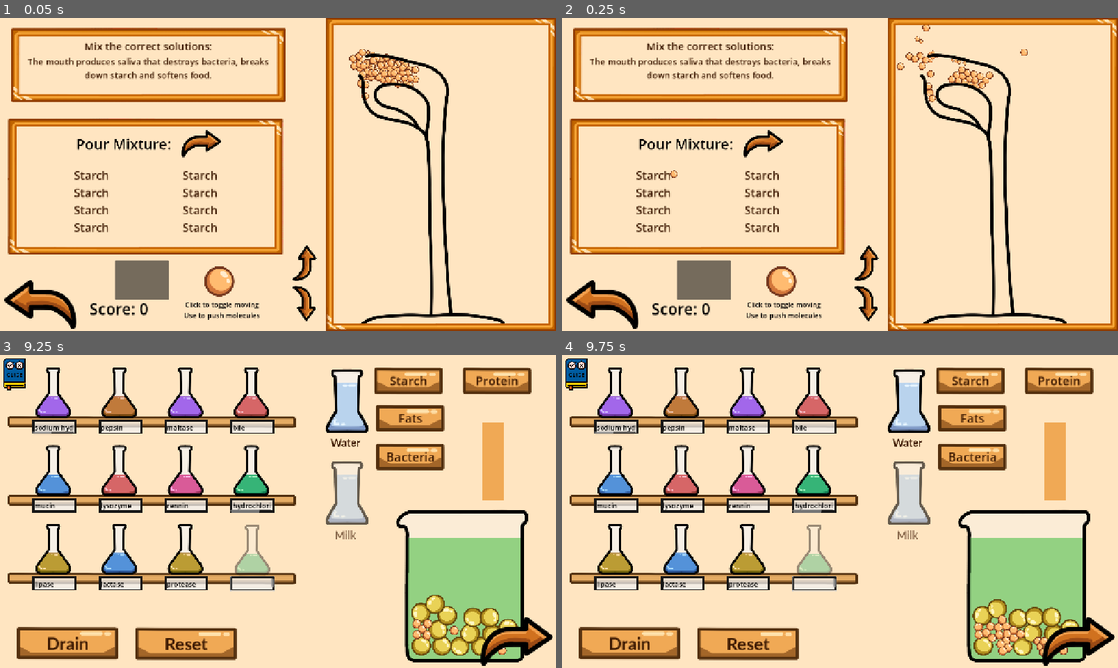
Above: before the commit, frames 1-4 (two rows, left to right).
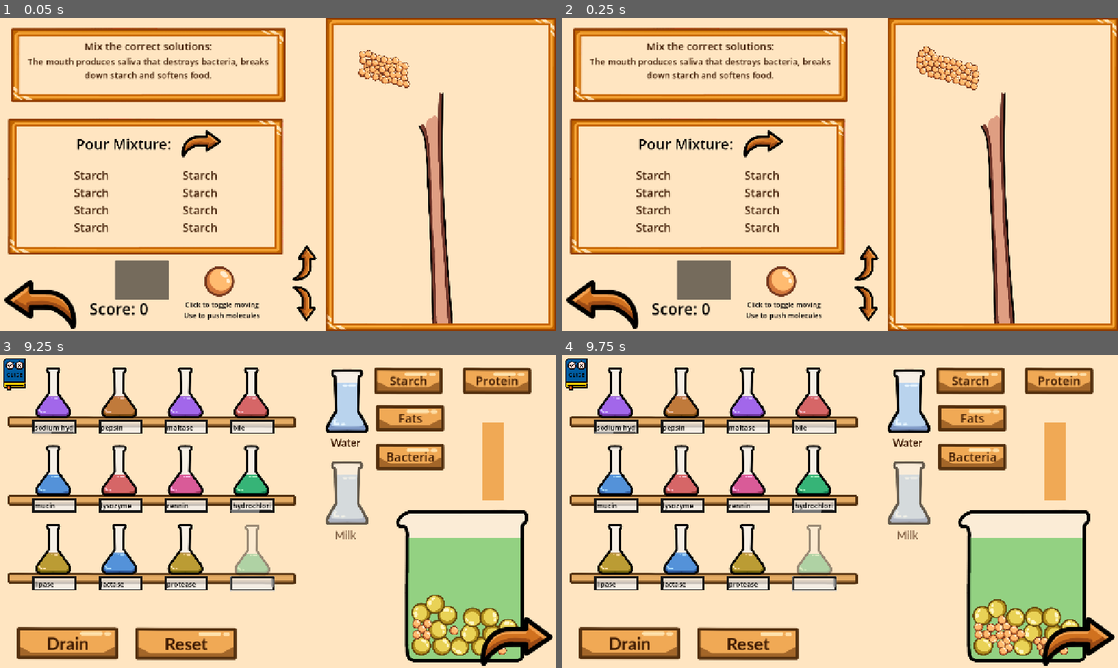
Above: after the commit, the same moments.

Repository: Fae-aof/Digestion-Junction
Game: Godot game, scene res://Digestion Track/track_level.tscn
The game is run twice, just before and just after one commit, with the same random seed, the same clock (stepped at 60 frames per second) and the same inputs.
Inputs (mouse positions are in pixels of both pictures, inside the frame that each line leads up to):
- Up to frame 1 (0.05 s): no input
- Up to frame 2 (0.25 s): no input
- Up to frame 3 (9.25 s): click (38, 642) at 0.5 s; click (55, 392) at 1.27 s; tap Enter at 2, 3.5, 5, 6.5, 7.25, 8 s; move the mouse to (400, 495) at 2.02 s; hold Right 2.03-2.75 s; tap Alt at 2.1, 5.1, 7.35, 8.85 s; click (400, 495) at 2.17 s; click "Drain" at 2.75 s; move the mouse to (166, 527) at 3.52 s; hold Down (ui_down) 3.53-4.25 s; tap Shift at 3.6, 6.6, 8.1 s; click (494, 461) at 4.25 s; move the mouse to (333, 442) at 5.02 s; hold Right 5.03-5.75 s; click "Starch" at 5.75 s; move the mouse to (250, 574) at 6.52 s; hold Up 6.53-7.28 s; click (250, 574) at 6.67 s; move the mouse to (444, 558) at 7.27 s; hold Left 7.28-8.78 s; move the mouse to (111, 464) at 8.02 s; move the mouse to (305, 511) at 8.77 s; hold Down (ui_down) from 8.78 s (still down); click (305, 511) at 8.92 s
- Up to frame 4 (9.75 s): move the mouse to (756, 433) at 9.52 s; release Down (ui_down) at 9.53 s; hold Right from 9.53 s (still down); tap Shift at 9.6 s

The runs differ from the first frame. In frame 1, 3.8% of the frame differs, in the area x 62-91%, y 10-98%; in frame 2, 4.1%, in the area x 19-91%, y 2-98%; in frame 3, 0.2%; in frame 4, 0.4%.
Error before the commit: Attempt to call function 'to_local' in base 'null instance' on a null instance. (res://Digestion)

Commit message:
Added new sprite of digestive track
- added in wip sprite for digestive track
- readjusted barriers and path for the new track drawing
- changed teeth code to remove bug of food molecules glitching out

Diff:
--- a/digestion-junction/Digestion Track/Bit Molecule.tscn
+++ b/digestion-junction/Digestion Track/Bit Molecule.tscn
@@ -30,12 +30,12 @@
 script = ExtResource("1_40502")
 
 [node name="AnimatedSprite2D" type="AnimatedSprite2D" parent="." unique_id=644171979]
-scale = Vector2(0.21, 0.21)
+scale = Vector2(0.13, 0.13)
 sprite_frames = SubResource("SpriteFrames_1vivr")
 animation = &"Molecule"
 
 [node name="CollisionShape2D" type="CollisionShape2D" parent="." unique_id=501776737]
-scale = Vector2(0.21, 0.21)
+scale = Vector2(0.13, 0.13)
 shape = SubResource("CircleShape2D_1vivr")
 
 [connection signal="body_entered" from="." to="." method="_on_body_entered"]
--- a/digestion-junction/Digestion Track/bit_molecule.gd
+++ b/digestion-junction/Digestion Track/bit_molecule.gd
@@ -2,13 +2,14 @@
 
 @onready var animation: AnimatedSprite2D = $AnimatedSprite2D
 @onready var collision: CollisionShape2D = $CollisionShape2D
-#@onready var small_path: Path2D = $"../../Track/Intesetine Peri Parent3/Path2D"
-#@onready var large_path: Path2D = $"../../Track/Intesetine Peri Parent3/Path2D2"
-@onready var small_path: Path2D = $"../../Intesetine Peri Parent2/Path2D"
-@onready var large_path: Path2D = $"../../Intesetine Peri Parent2/Path2D2"
+@onready var small_path: Path2D = $"../../Track/Intesetine Peri Parent3/Path2D"
+@onready var large_path: Path2D = $"../../Track/Intesetine Peri Parent3/Path2D2"
+
+#@onready var small_path: Path2D = $"../../Intesetine Peri Parent2/Path2D"
+#@onready var large_path: Path2D = $"../../Intesetine Peri Parent2/Path2D2"
 
 #small intestine
-var force_SI = 15
+var force_SI = 5
 var look_forward = 5
 var in_intestine = false
 var path_2d
@@ -27,10 +28,9 @@
 	var scl = randf_range(0.08, 0.13)
 	animation.scale = Vector2(scl, scl)
 	collision.scale = Vector2(scl, scl)
-	apply_force(Vector2(10, 2))
 	path_2d = small_path
-	in_intestine = true
-	gravity_scale = 0
+	#in_intestine = true
+	#gravity_scale = 0
 
 func _physics_process(delta: float) -> void:
 	if in_intestine:
--- a/digestion-junction/Digestion Track/track.gd
+++ b/digestion-junction/Digestion Track/track.gd
@@ -81,18 +81,20 @@
 
 func move_teeth():
 	if !teeth_moving and current_ans != mouth_ans:
-		teeth_moving
+		teeth_moving = true
 		teeth_count += 1
 		var y_cord = 74
 		var mid_cord = 30
-		var tweenT = create_tween()
-		tweenT.tween_property(top_teeth, "position", Vector2 (0,-mid_cord), 0.15)
+		#var tweenT = create_tween()
+		#tweenT.tween_property(top_teeth, "position", Vector2 (0,-mid_cord), 0.15)
 		var tweenB = create_tween()
-		tweenB.tween_property(bottom_teeth, "position", Vector2 (0,mid_cord), 0.15)
-		tweenT.tween_property(top_teeth, "position", Vector2 (0,-y_cord), 0.15)
+		tweenB.tween_property(bottom_teeth, "position", Vector2 (0,-19), 0.15)
+		#tweenT.tween_property(top_teeth, "position", Vector2 (0,-y_cord), 0.15)
 		tweenB.tween_property(bottom_teeth, "position", Vector2 (0,y_cord), 0.15)
-		if teeth_count > 4:
+		if teeth_count == 5:
 			emit_signal("peri_start")
+		await get_tree().create_timer(0.3)
+		teeth_moving = false
 
 func _on_esoph_body_exited(body: Node2D) -> void:
 	if body.is_in_group("small"):
@@ -143,6 +145,7 @@
 	if body.is_in_group("bit"):
 		body.update_force("none")
 		body.in_intestine = true
+		body.gravity_scale = 0
 
 
 func _on_small_intestine_exit_body_entered(body: Node2D) -> void:
--- a/digestion-junction/Digestion Track/track.tscn
+++ b/digestion-junction/Digestion Track/track.tscn
@@ -1,10 +1,7 @@
 [gd_scene format=3 uid="uid://fm5xdxl86qsr"]
 
 [ext_resource type="Script" uid="uid://cu3glyhuik1e4" path="res://Digestion Track/track.gd" id="1_8ygy3"]
-[ext_resource type="Texture2D" uid="uid://cjwanqxconiqw" path="res://Sprites/lineart of track.PNG" id="2_cg5vd"]
-[ext_resource type="PackedScene" uid="uid://co71wxdgxlkv" path="res://Spawner/spawner.tscn" id="3_iwefv"]
-[ext_resource type="Script" uid="uid://chscomoh11xkm" path="res://Digestion Track/track_spawner.gd" id="4_yxxdd"]
-[ext_resource type="PackedScene" uid="uid://bd63w5x1guufo" path="res://Digestion Track/Bit Molecule.tscn" id="5_nihj5"]
+[ext_resource type="Texture2D" uid="uid://ylj8xtxs7vad" path="res://Milestone 1 Sprites/Track.png" id="2_iwefv"]
 
 [sub_resource type="RectangleShape2D" id="RectangleShape2D_8vrlf"]
 size = Vector2(225, 61)
@@ -16,7 +13,7 @@
 size = Vector2(95, 39)
 
 [sub_resource type="RectangleShape2D" id="RectangleShape2D_w06ld"]
-size = Vector2(48.75, 69.25)
+size = Vector2(30, 59)
 
 [sub_resource type="RectangleShape2D" id="RectangleShape2D_qbdty"]
 size = Vector2(75, 440)
@@ -66,26 +63,25 @@
 [sub_resource type="Curve2D" id="Curve2D_3vi2n"]
 bake_interval = 200.43
 _data = {
-"points": PackedVector2Array(0, 0, 0, 0, -89, 340, 0, 0, 0, 0, -57, 370, 0, 0, 0, 0, -13, 385, 0, 0, 0, 0, 68, 394, 0, 0, 0, 0, 89, 406, 0, 0, 0, 0, 103, 395, 0, 0, 0, 0, 107, 332, 0, 0, 0, 0, 145, 305, 0, 0, 0, 0, 162, 317, 0, 0, 0, 0, 129, 469, 0, 0, 0, 0, 125, 501, 0, 0, 0, 0, 101, 503, 0, 0, 0, 0, 94, 480, 0, 0, 0, 0, 51, 428, 0, 0, 0, 0, -37, 419, 0, 0, 0, 0, -25, 444, 0, 0, 0, 0, 49, 477, 0, 0, 0, 0, 68, 530, 0, 0, 0, 0, 27, 536, 0, 0, 0, 0, -50, 480, 0, 0, 0, 0, -101, 389, 0, 0, 0, 0, -132, 363, 0, 0, 0, 0, -142, 387, 0, 0, 0, 0, -80, 534)
-}
-point_count = 24
+"points": PackedVector2Array(0, 0, 0, 0, -89, 340, 0, 0, 0, 0, -58, 355, 0, 0, 0, 0, -17, 360, 0, 0, 0, 0, 66, 357, 0, 0, 0, 0, 107, 332, 0, 0, 0, 0, 135, 321, 0, 0, 0, 0, 152, 337, 0, 0, 0, 0, 145, 410, 0, 0, 0, 0, 125, 465, 0, 0, 0, 0, 108, 519, 0, 0, 0, 0, 94, 511, 0, 0, 0, 0, 94, 480, 0, 0, 0, 0, 103, 410, 0, 0, 0, 0, 95, 392, 0, 0, 0, 0, 29, 391, 0, 0, 0, 0, -35, 393, 0, 0, 0, 0, -44, 416, 0, 0, 0, 0, -25, 436, 0, 0, 0, 0, 46, 440, 0, 0, 0, 0, 63, 481, 0, 0, 0, 0, 56, 530, 0, 0, 0, 0, 24, 536, 0, 0, 0, 0, -52, 545, 0, 0, 0, 0, -77, 520, 0, 0, 0, 0, -71, 501, 0, 0, 0, 0, -10, 507, 0, 0, 0, 0, 23, 506, 0, 0, 0, 0, 23, 484, 0, 0, 0, 0, -5, 472, 0, 0, 0, 0, -64, 466, 0, 0, 0, 0, -83, 432, 0, 0, 0, 0, -95, 387, 0, 0, 0, 0, -132, 363, 0, 0, 0, 0, -142, 375, 0, 0, 0, 0, -126, 428, 0, 0, 0, 0, -106, 481)
+}
+point_count = 36
 
 [sub_resource type="Curve2D" id="Curve2D_0sf64"]
 bake_interval = 200.43
 _data = {
-"points": PackedVector2Array(0, 0, 0, 0, -81, 487, 0, 0, 0, 0, -140, 534, 0, 0, 0, 0, -203, 435, 0, 0, 0, 0, -165, 276, 0, 0, 0, 0, -56, 307, 0, 0, 0,  …(163 unchanged characters)…
-}
-point_count = 13
+"points": PackedVector2Array(0, 0, 0, 0, -81, 487, 0, 0, 0, 0, -140, 534, 0, 0, 0, 0, -203, 435, 0, 0, 0, 0, -194, 339, 0, 0, 0, 0, -165, 276, 0, 0, 0, 0, -56, 307, 0, 0, 0,  …(163 unchanged characters)…
+}
+point_count = 14
 
 [node name="Track" type="Node2D" unique_id=1314885506]
 script = ExtResource("1_8ygy3")
 
 [node name="LineartOfTrack" type="Sprite2D" parent="." unique_id=258166570]
 scale = Vector2(0.66, 0.66)
-texture = ExtResource("2_cg5vd")
+texture = ExtResource("2_iwefv")
 
 [node name="Main Body" type="StaticBody2D" parent="." unique_id=505990516]
-visible = false
 scale = Vector2(0.99999994, 0.99999994)
 
 [node name="Right 1" type="CollisionPolygon2D" parent="Main Body" unique_id=1963449894]
@@ -96,13 +92,14 @@
 
 [node name="Left 2" type="CollisionPolygon2D" parent="Main Body" unique_id=441769106]
 position = Vector2(133, 570)
-polygon = PackedVector2Array(-191, -623, -189, -512, -137, - …(102 unchanged characters)… 98, -36.99994, -254.99998, -95.99994, -297, -191.99994, -272, -264, -269, -390, -237, -4 …(85 unchanged characters)…
+polygon = PackedVector2Array(-191, -623, -189, -512, -137, - …(102 unchanged characters)… 98, -36.99994, -254.99998, -95.99994, -268, -113.99994, -272, -149.99994, -291, -192.99994, -290, -240.99994, -272, -264, -269, -390, -237, -4 …(85 unchanged characters)…
 
 [node name="Right 2" type="CollisionPolygon2D" parent="Main Body" unique_id=535582447]
 position = Vector2(310, 687)
-polygon = PackedVector2Array(-282, -709, -222, -662, -152, - …(159 unchanged characters)… , -356, -353, -279, -353, -201, -373, -131, -417, -140, -303, -171.99997, -194.99994, -184.99997, -177.99994, -216.99997, -172.99994, -228.99997, -139.99994, -290, -134, -277, -78, -221, -74, -163, -73, -63, -286, -92, -507, -94, -708, -269, -742)
+polygon = PackedVector2Array(-282, -709, -222, -662, -152, - …(159 unchanged characters)… , -356, -353, -279, -353, -201, -373, -154.99997, -399.99994, -138.99997, -383.99994, -148.99997, -304.99994, -174.99997, -219.99994, -186.99997, -160.99994, -203.99997, -140.99994, -228.99997, -139.99994, -288.99997, -124.99994, -277, -78, -221, -74, -163, -73, -63, -286, -92, -507, -94, -708, -269, -742)
 
 [node name="Large Intestine" type="StaticBody2D" parent="." unique_id=10203382]
+visible = false
 position = Vector2(0, 299)
 scale = Vector2(0.99999994, 0.99999994)
 collision_layer = 4
@@ -111,6 +108,19 @@
 [node name="CollisionPolygon2D" type="CollisionPolygon2D" parent="Large Intestine" unique_id=993663793]
 polygon = PackedVector2Array(-37, 383, -16, 370, -23, 280, 33, 264, 102, 263, 142, 216, 173, 103, 180, -6, 175, -43, 15 …(391 unchanged characters)…
 
+[node name="Small intestine" type="StaticBody2D" parent="." unique_id=516021311]
+position = Vector2(123, 410)
+
+[node name="CollisionPolygon2D" type="CollisionPolygon2D" parent="Small intestine" unique_id=429985225]
+polygon = PackedVector2Array(-250, -158, -242, -78, -211, -45, -174, -42, -62, -40, -32, -44, 4, -66, 16, -58, -1, 27, -17, 80, -22, 73, -21, 57, 1, -40, -8, -47, -40, -30, -179, -29, -190, -10, -189, 16, -173, 31, -134, 36, -88, 51, -69, 88, -73, 106, -102, 120, -141, 120, -167, 114, -181, 98, -138, 109, -93, 102, -83, 85, -94, 62, -151, 45, -181, 38, -199, 24, -203, -7, -193, -33, -232, -47, -268, -89)
+
+[node name="CollisionPolygon2D2" type="CollisionPolygon2D" parent="Small intestine" unique_id=1562266498]
+polygon = PackedVector2Array(-196, -108, -200, -158, -150, -104, -83, -103, 53, -138, 25, -121, -39, -80, -92, -68, -185, -77)
+
+[node name="CollisionPolygon2D3" type="CollisionPolygon2D" parent="Small intestine" unique_id=1717380663]
+position = Vector2(2, 0)
+polygon = PackedVector2Array(-30, 144, -43, 110, -46, 72, -49, 45, -38, 4, -96, -6, -159, -1, -156, 7, -94, 6, -51, 13, -59, 38, -54, 92, -55, 115, -47, 140, -83, 150, -124, 146, -165, 154, -208, 136, -220, 121, -217, 82, -198, 77, -151, 86, -117, 85, -115, 75, -172, 73, -200, 60, -240, -19, -255, -32, -253, -19, -233, 13, -211, 66, -227, 79, -230, 114, -210, 144, -153, 167)
+
 [node name="Barriers" type="StaticBody2D" parent="." unique_id=2080775581]
 
 [node name="Mouth" type="CollisionPolygon2D" parent="Barriers" unique_id=1947364506]
@@ -138,11 +148,11 @@
 position = Vector2(-77, -580)
 
 [node name="Top teeth" type="CollisionShape2D" parent="Teeth" unique_id=1699202606]
-position = Vector2(-3.5, -74)
+position = Vector2(-3.5, -128)
 shape = SubResource("RectangleShape2D_8vrlf")
 
 [node name="Bottom teeth" type="CollisionShape2D" parent="Teeth" unique_id=336527218]
-position = Vector2(-3, 74)
+position = Vector2(-23, 84)
 shape = SubResource("RectangleShape2D_8vrlf")
 
 [node name="Esoph" type="Area2D" parent="." unique_id=1805188069]
@@ -178,7 +188,7 @@
 position = Vector2(-98, 271)
 
 [node name="CollisionShape2D" type="CollisionShape2D" parent="Small intestine exit" unique_id=321772098]
-position = Vector2(-1.625, 235.375)
+position = Vector2(-15, 222.5)
 shape = SubResource("RectangleShape2D_w06ld")
 
 [node name="Peristalsis Parent" type="Marker2D" parent="." unique_id=1205739989]
@@ -218,19 +228,6 @@
 position = Vector2(123, 773)
 polygon = PackedVector2Array(-54, -157, -198, -207, -139, -264, -140, -258, -110, -232, 53, -238, 37, -149)
 
-[node name="Small intestine" type="StaticBody2D" parent="." unique_id=516021311]
-position = Vector2(123, 410)
-
-[node name="CollisionPolygon2D" type="CollisionPolygon2D" parent="Small intestine" unique_id=429985225]
-polygon = PackedVector2Array(-250, -158, -246, -76, -180, -18, -60, -5, -22, 22, 4, -73, 20, -91, -6.487793, 31.138138, -7, 59, -21, 56, -63, 8, -180, -4, -174, 24, -140, 55, -87, 75, -80, 109, -103, 82, -145, 67, -183, 32, -201, -13, -268, -89)
-
-[node name="CollisionPolygon2D2" type="CollisionPolygon2D" parent="Small intestine" unique_id=1562266498]
-polygon = PackedVector2Array(-189, -127, -200, -158, -150, -104, -83, -103, 53, -138, -39, -80, -42, -28, -136, -48, -187, -65)
-
-[node name="CollisionPolygon2D3" type="CollisionPolygon2D" parent="Small intestine" unique_id=1717380663]
-position = Vector2(2, 0)
-polygon = PackedVector2Array(-30, 144, -32, 107, -43, 73, -84, 33, -145, 17, -135, 27, -93, 45, -51, 84, -45, 131, -76, 139, -115, 142, -132, 111, -186, 83, -240, -19, -234, 17, -205, 80, -181, 114, -199, 144, -153, 167)
-
 [node name="Camera2D" type="Camera2D" parent="." unique_id=1464637718]
 position = Vector2(0, 462)
 
@@ -333,6 +330,7 @@
 polygon = PackedVector2Array(-4.4875183, 2, 34.538574, 2.0000153, 47.79135, 2, 48, 10, -2.8949585, 9.285423)
 
 [node name="Intesetine Peri Parent2" type="Node2D" parent="." unique_id=340941505 groups=["path"]]
+visible = false
 
 [node name="Path2D" type="Path2D" parent="Intesetine Peri Parent2" unique_id=543010131]
 position = Vector2(-1, -1)
@@ -341,17 +339,6 @@
 [node name="Path2D2" type="Path2D" parent="Intesetine Peri Parent2" unique_id=1526962153]
 position = Vector2(0, -2)
 curve = SubResource("Curve2D_0sf64")
-
-[node name="Spawner" parent="." unique_id=261790585 instance=ExtResource("3_iwefv")]
-position = Vector2(-85, 353)
-script = ExtResource("4_yxxdd")
-molecule_list = null
-small_mol = ExtResource("5_nihj5")
-num = 75
-cooldown = 0.0
-
-[node name="Bottom_Right" parent="Spawner" index="1" unique_id=41511551]
-position = Vector2(21, 8)
 
 [connection signal="body_entered" from="Teeth" to="." method="_on_teeth_body_entered"]
 [connection signal="body_exited" from="Esoph" to="." method="_on_esoph_body_exited"]
@@ -362,5 +349,3 @@
 [connection signal="body_entered" from="Esophagus" to="." method="_on_esophagus_body_entered"]
 [connection signal="body_exited" from="Esophagus" to="." method="_on_esophagus_body_exited"]
 [connection signal="body_entered" from="Scoring" to="." method="_on_area_2d_body_entered"]
-
-[editable path="Spawner"]
--- a/digestion-junction/Digestion Track/track_level.tscn
+++ b/digestion-junction/Digestion Track/track_level.tscn
@@ -25,16 +25,16 @@
 [sub_resource type="Curve2D" id="Curve2D_0mwfd"]
 bake_interval = 200.43
 _data = {
-"points": PackedVector2Array(0, 0, 0, 0, -89, 340, 0, 0, 0, 0, -57, 370, 0, 0, 0, 0, -13, 385, 0, 0, 0, 0, 68, 394, 0, 0, 0, 0, 89, 406, 0, 0, 0, 0, 103, 395, 0, 0, 0, 0, 107, 332, 0, 0, 0, 0, 145, 305, 0, 0, 0, 0, 162, 317, 0, 0, 0, 0, 129, 469, 0, 0, 0, 0, 125, 501, 0, 0, 0, 0, 101, 503, 0, 0, 0, 0, 94, 480, 0, 0, 0, 0, 51, 428, 0, 0, 0, 0, -37, 419, 0, 0, 0, 0, -25, 444, 0, 0, 0, 0, 49, 477, 0, 0, 0, 0, 68, 530, 0, 0, 0, 0, 27, 536, 0, 0, 0, 0, -50, 480, 0, 0, 0, 0, -101, 389, 0, 0, 0, 0, -132, 363, 0, 0, 0, 0, -142, 387, 0, 0, 0, 0, -80, 534)
+"points": PackedVector2Array(0, 0, 0, 0, -89, 340, 0, 0, 0, 0, -58, 355, 0, 0, 0, 0, -17, 360, 0, 0, 0, 0, 66, 357, 0, 0, 0, 0, 107, 332, 0, 0, 0, 0, 135, 321, 0, 0, 0, 0, 152, 337, 0, 0, 0, 0, 145, 410, 0, 0, 0, 0, 125, 465, 0, 0, 0, 0, 108, 519, 0, 0, 0, 0, 94, 511, 0, 0, 0, 0, 96, 450, 0, 0, 0, 0, 103, 410, 0, 0, 0, 0, 95, 392, 0, 0, 0, 0, 29, 391, 0, 0, 0, 0, -35, 393, 0, 0, 0, 0, -44, 416, 0, 0, 0, 0, -25, 436, 0, 0, 0, 0, 46, 440, 0, 0, 0, 0, 63, 481, 0, 0, 0, 0, 56, 530, 0, 0, 0, 0, 24, 536, 0, 0, 0, 0, -52, 545, 0, 0, 0, 0, -77, 520, 0, 0, 0, 0, -71, 501, 0, 0, 0, 0, -10, 507, 0, 0, 0, 0, 23, 506, 0, 0, 0, 0, 23, 484, 0, 0, 0, 0, -5, 472, 0, 0, 0, 0, -64, 466, 0, 0, 0, 0, -83, 432, 0, 0, 0, 0, -95, 387, 0, 0, 0, 0, -132, 363, 0, 0, 0, 0, -142, 375, 0, 0, 0, 0, -126, 428, 0, 0, 0, 0, -106, 481)
 }
-point_count = 24
+point_count = 36
 
 [sub_resource type="Curve2D" id="Curve2D_j0l6e"]
 bake_interval = 200.43
 _data = {
-"points": PackedVector2Array(0, 0, 0, 0, -6, 627, 0, 0, 0, 0, -9, 594, 0, 0, 0, 0, 137, 574, 0, 0, 0, 0, 211, 344, 0, 0, 0, 0, 206, 214, 0, 0, 0, 0, 149, 250, 0, 0, 0, 0, 59, 294, 0, 0, 0, 0, -58, 309, 0, 0, 0, 0, -168, 264, 0, 0, 0, 0, -200, 435, 0, 0, 0, 0, -143, 533, 0, 0, 0, 0, -77, 508)
+"points": PackedVector2Array(0, 0, 0, 0, -81, 487, 0, 0, 0, 0, -140, 534, 0, 0, 0, 0, -203, 435, 0, 0, 0, 0, -197, 348, 0, 0, 0, 0, -165, 276, 0, 0, 0, 0, -56, 307, 0, 0, 0, 0, 62, 294, 0, 0, 0, 0, 137, 251, 0, 0, 0, 0, 165, 235, 0, 0, 0, 0, 189, 242, 0, 0, 0, 0, 211, 344, 0, 0, 0, 0, 137, 574, 0, 0, 0, 0, -9, 594, 0, 0, 0, 0, -7, 684)
 }
-point_count = 12
+point_count = 14
 
 [sub_resource type="CircleShape2D" id="CircleShape2D_1vivr"]
 radius = 41.04875
@@ -126,29 +126,29 @@
 top_level = true
 position = Vector2(2315, 169)
 
+[node name="Track" parent="Track Spot" unique_id=1179901484 instance=ExtResource("5_x4dda")]
+position = Vector2(-22, 534)
+
+[node name="Intesetine Peri Parent3" type="Node2D" parent="Track Spot/Track" unique_id=1764637993 groups=["path"]]
+
+[node name="Path2D" type="Path2D" parent="Track Spot/Track/Intesetine Peri Parent3" unique_id=1350277586]
+position = Vector2(-1, -1)
+curve = SubResource("Curve2D_0mwfd")
+
+[node name="Path2D2" type="Path2D" parent="Track Spot/Track/Intesetine Peri Parent3" unique_id=1035005544]
+position = Vector2(0, -2)
+curve = SubResource("Curve2D_j0l6e")
+
 [node name="Track Spawner" parent="Track Spot" unique_id=261790585 instance=ExtResource("6_44aes")]
 position = Vector2(-153, -47)
 script = ExtResource("7_44aes")
 molecule_list = ExtResource("8_x4dda")
 small_mol = ExtResource("12_0mwfd")
-num = 75
+num = 40
 cooldown = 5.0
 
 [node name="Bottom_Right" parent="Track Spot/Track Spawner" index="1" unique_id=41511551]
 position = Vector2(19, 9)
-
-[node name="Track" parent="Track Spot" unique_id=1179901484 instance=ExtResource("5_x4dda")]
-position = Vector2(-22, 534)
-
-[node name="Intesetine Peri Parent3" type="Node2D" parent="Track Spot/Track" unique_id=1764637993 groups=["path"]]
-
-[node name="Path2D" type="Path2D" parent="Track Spot/Track/Intesetine Peri Parent3" unique_id=1393633477]
-position = Vector2(-1, -1)
-curve = SubResource("Curve2D_0mwfd")
-
-[node name="Path2D2" type="Path2D" parent="Track Spot/Track/Intesetine Peri Parent3" unique_id=1225580333]
-position = Vector2(0, -2)
-curve = SubResource("Curve2D_j0l6e")
 
 [node name="Track Screen" type="Panel" parent="." unique_id=2067161380 groups=["movable"]]
 anchors_preset = 1
--- a/digestion-junction/Digestion Track/track_molecule.gd
+++ b/digestion-junction/Digestion Track/track_molecule.gd
@@ -29,7 +29,6 @@
 
 
 
-
 	#if bites_cap > 0:
 		#var random = randi_range(1, 9)
 		#if random > 7:
Binary file added: digestion-junction/Milestone 1 Sprites/Track.png
Not shown, added: digestion-junction/Milestone 1 Sprites/Track.png.import
Binary file added: digestion-junction/Milestone 1 Sprites/Untitled_Artwork (21).png
Not shown, added: digestion-junction/Milestone 1 Sprites/Untitled_Artwork (21).png.import
Binary file added: digestion-junction/Milestone 1 Sprites/Untitled_Artwork (22).png
Not shown, added: digestion-junction/Milestone 1 Sprites/Untitled_Artwork (22).png.import
